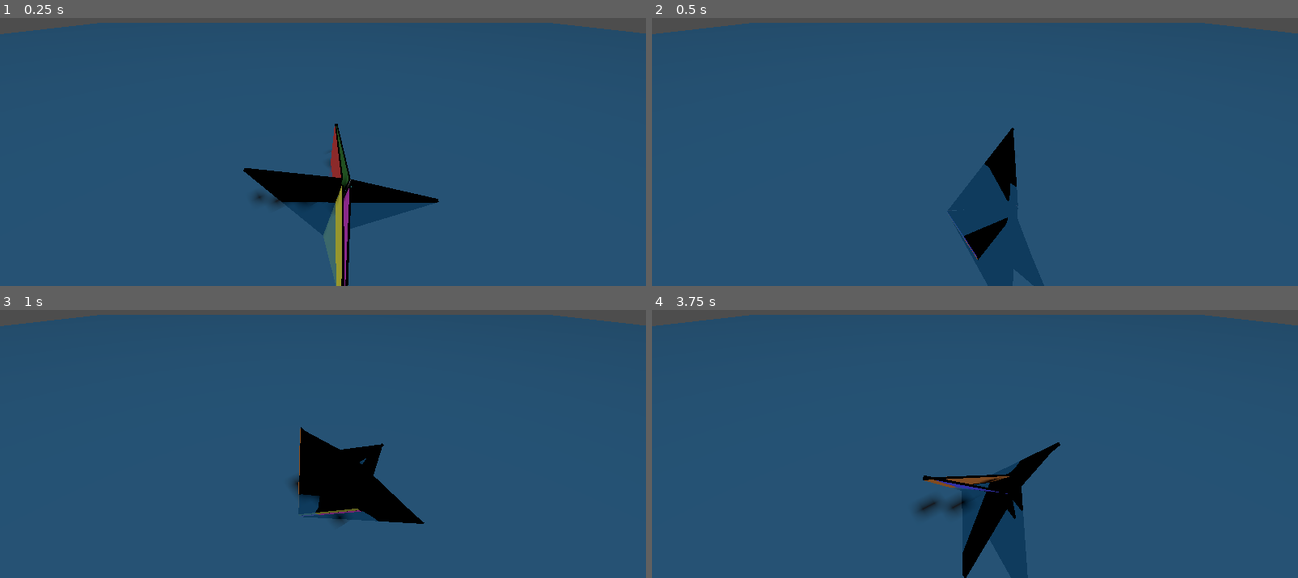
Above: before the commit, frames 1-4 (two rows, left to right).
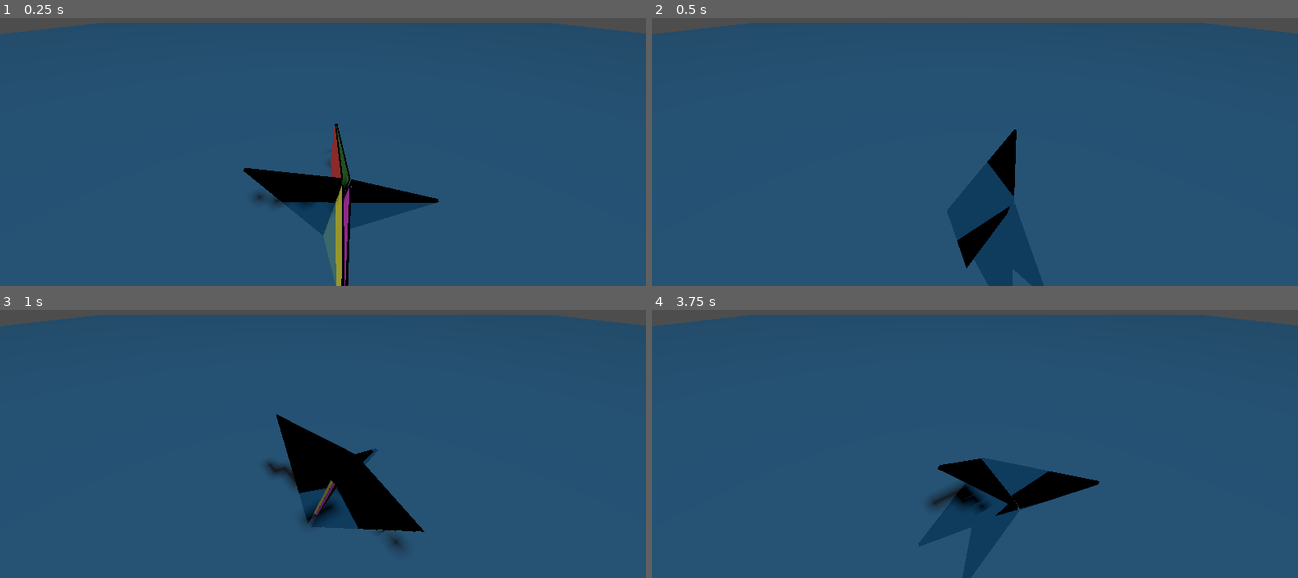
Above: after the commit, the same moments.

Repository: q-qo-o/origami_robot
Game: Godot game, scene res://scenes/ocean.tscn
Same seed, same stepped clock (60 frames per second), same inputs: the game is played once before the commit and once after it.
Inputs (mouse positions are in pixels of both pictures, inside the frame that each line leads up to):
- Up to frame 1 (0.25 s): no input
- Up to frame 2 (0.5 s): no input
- Up to frame 3 (1 s): move the mouse to (465, 379) at 0.52 s; hold Shift from 0.53 s (still down); click (465, 379) at 0.67 s
- Up to frame 4 (3.75 s): release Shift at 1.25 s; drag from (845, 414) to (942, 468) at 1.27 s; move the mouse to (1039, 318) at 2.02 s; hold Shift 2.03-2.75 s; click (1039, 318) at 2.17 s; drag from (942, 468) to (781, 342) at 2.77 s; move the mouse to (1168, 452) at 3.52 s; hold Shift from 3.53 s (still down); click (1168, 452) at 3.67 s

Frame 1 is identical in both runs. In frame 2, 0.7% of the frame differs, in the area x 45-57%, y 40-94%; in frame 3, 2.3%; in frame 4, 3.5%, in the area x 40-70%, y 49-100%.

Commit message:
恢复各面之间的碰撞检测
- 移除 collision_layer / collision_mask 的自定义设置（恢复默认）
- 移除 exclude_nodes_from_collision，关节连接的面之间也恢复碰撞
- 之前禁用碰撞是为了排查诡异转动，现已确认根因是浮力 apply_force
  坐标系 bug，bug 修复后碰撞不再会导致异常行为

Diff:
--- a/scenes/origami_robot.tscn
+++ b/scenes/origami_robot.tscn
@@ -163,8 +163,6 @@
 water_angular_drag = 1.5
 transform = Transform3D(-4.371139e-08, -1, -9.248904e-06, 1, -4.371139e-08, -4.042824e-13, 0, -9.248904e-06, 1, 0.16142395, 0.009999908, 1.585505e-06)
 mass = 1.325
-collision_layer = 1
-collision_mask = 2
 center_of_mass_mode = 1
 center_of_mass = Vector3(0.16666667, 0.17642857, -0.16666667)
 
@@ -182,8 +180,6 @@
 water_angular_drag = 1.5
 transform = Transform3D(-9.254613e-06, -1, 1.7484555e-07, 1, -9.254613e-06, 8.0906397e-13, 8.0906397e-13, 1.7484555e-07, 1, 0.08571429, 0.010000792, 3.8184754e-18)
 mass = 1.325
-collision_layer = 1
-collision_mask = 2
 center_of_mass_mode = 1
 center_of_mass = Vector3(0.16666667, 0.09071428, -0.16666667)
 
@@ -201,8 +197,6 @@
 water_angular_drag = 1.5
 transform = Transform3D(-1, -8.083262e-13, -9.210902e-06, 3.0835635e-15, -1, 8.742278e-08, -9.210902e-06, 8.742278e-08, 1, -0.020004625, 0.26714277, -9.249942e-08)
 mass = 1.325
-collision_layer = 1
-collision_mask = 2
 center_of_mass_mode = 1
 center_of_mass = Vector3(0.16666667, 0.26214287, -0.16666667)
 
@@ -220,8 +214,6 @@
 water_angular_drag = 1.5
 transform = Transform3D(9.254613e-06, 1, -9.2491055e-06, -1, 9.254613e-06, -4.2799642e-11, 4.2797252e-11, 9.2491055e-06, 1, -0.5342903, -0.010004849, -4.8490892e-06)
 mass = 1.325
-collision_layer = 1
-collision_mask = 2
 center_of_mass_mode = 1
 center_of_mass = Vector3(0.16666667, 0.51928574, -0.16666667)
 
@@ -239,8 +231,6 @@
 water_angular_drag = 1.5
 transform = Transform3D(-4.371139e-08, 1, -7.7545866e-17, -1, -4.371139e-08, 3.3896375e-24, 0, 7.7545866e-17, 1, -0.43857142, -0.01, 1.8561552e-16)
 mass = 1.325
-collision_layer = 1
-collision_mask = 2
 center_of_mass_mode = 1
 center_of_mass = Vector3(0.16666667, 0.43357143, -0.16666667)
 
@@ -258,8 +248,6 @@
 water_angular_drag = 1.5
 transform = Transform3D(1, -1.6097467e-16, -1.110223e-16, 1.6097467e-16, 1, -1.811248e-15, 1.110223e-16, 1.811248e-15, 1, 8.881784e-17, -0.35285714, 2.0188819e-16)
 mass = 1.325
-collision_layer = 1
-collision_mask = 2
 center_of_mass_mode = 1
 center_of_mass = Vector3(0.16666667, 0.34785715, -0.16666667)
 
@@ -277,8 +265,6 @@
 water_angular_drag = 1.5
 transform = Transform3D(-1, -8.0860416e-13, -9.210902e-06, 3.3615106e-15, -1, 8.742278e-08, -9.210902e-06, 8.742278e-08, 1, -0.020004625, 0.5999999, -9.248519e-08)
 mass = 1.325
-collision_layer = 1
-collision_mask = 2
 center_of_mass_mode = 1
 center_of_mass = Vector3(0.16666667, 0.605, -0.16666667)
 
@@ -295,8 +281,6 @@
 water_drag = 1.5
 water_angular_drag = 1.5
 mass = 1.325
-collision_layer = 1
-collision_mask = 2
 center_of_mass_mode = 1
 center_of_mass = Vector3(0.16666667, 0.005, -0.16666667)
 
@@ -313,7 +297,6 @@
 angular_limit/lower = -0.785398
 angular_limit/upper = 0.785398
 node_a = NodePath("../face1")
-exclude_nodes_from_collision = true
 node_b = NodePath("../face2")
 
 [node name="joint2" type="HingeJoint3D" parent="." unique_id=1608638301]
@@ -322,7 +305,6 @@
 angular_limit/lower = -0.785398
 angular_limit/upper = 0.785398
 node_a = NodePath("../face2")
-exclude_nodes_from_collision = true
 node_b = NodePath("../face3")
 
 [node name="joint3" type="HingeJoint3D" parent="." unique_id=2027118095]
@@ -331,7 +313,6 @@
 angular_limit/lower = -0.785398
 angular_limit/upper = 0.785398
 node_a = NodePath("../face3")
-exclude_nodes_from_collision = true
 node_b = NodePath("../face4")
 
 [node name="joint4" type="HingeJoint3D" parent="." unique_id=1865913863]
@@ -340,7 +321,6 @@
 angular_limit/lower = -0.785398
 angular_limit/upper = 0.785398
 node_a = NodePath("../face4")
-exclude_nodes_from_collision = true
 node_b = NodePath("../face5")
 
 [node name="joint5" type="HingeJoint3D" parent="." unique_id=1250590070]
@@ -349,7 +329,6 @@
 angular_limit/lower = -0.785398
 angular_limit/upper = 0.785398
 node_a = NodePath("../face5")
-exclude_nodes_from_collision = true
 node_b = NodePath("../face6")
 
 [node name="joint6" type="HingeJoint3D" parent="." unique_id=911067327]
@@ -358,7 +337,6 @@
 angular_limit/lower = -0.785398
 angular_limit/upper = 0.785398
 node_a = NodePath("../face6")
-exclude_nodes_from_collision = true
 node_b = NodePath("../face7")
 
 [node name="joint0" type="HingeJoint3D" parent="." unique_id=20259372]
@@ -367,7 +345,6 @@
 angular_limit/lower = -0.785398
 angular_limit/upper = 0.785398
 node_a = NodePath("../face0")
-exclude_nodes_from_collision = true
 node_b = NodePath("../face1")
 
 [node name="joint7" type="HingeJoint3D" parent="." unique_id=2007030083]
@@ -376,5 +353,4 @@
 angular_limit/lower = -0.785398
 angular_limit/upper = 0.785398
 node_a = NodePath("../face7")
-exclude_nodes_from_collision = true
 node_b = NodePath("../face0")
